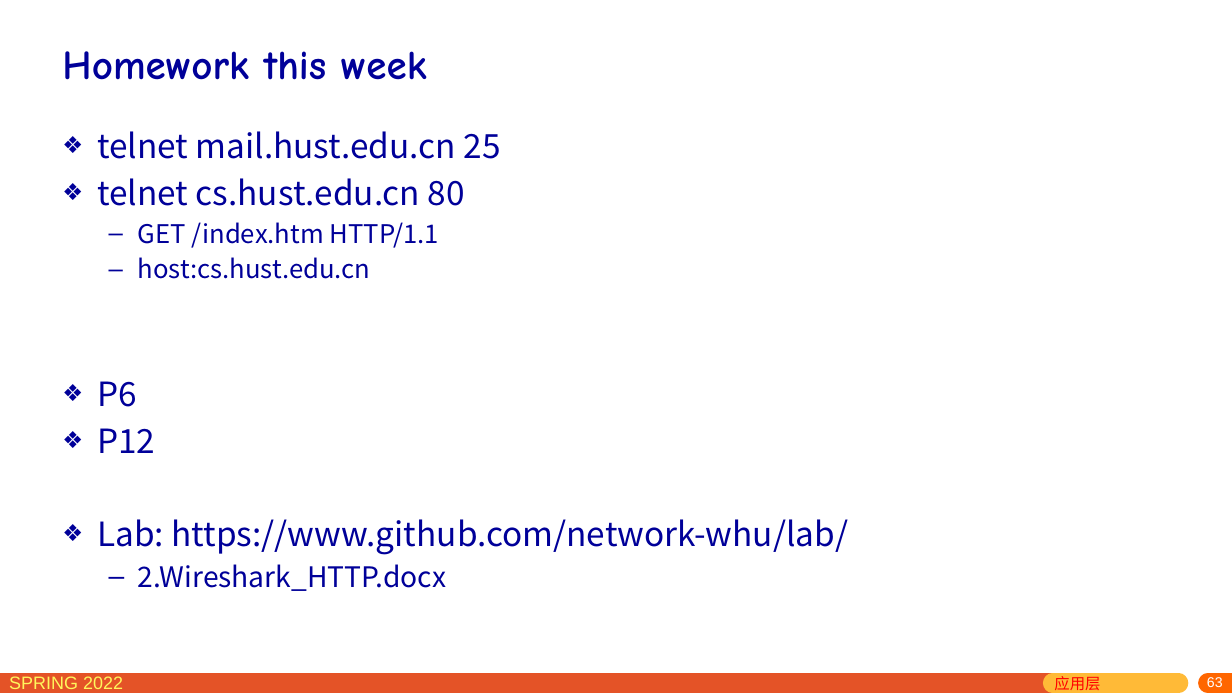
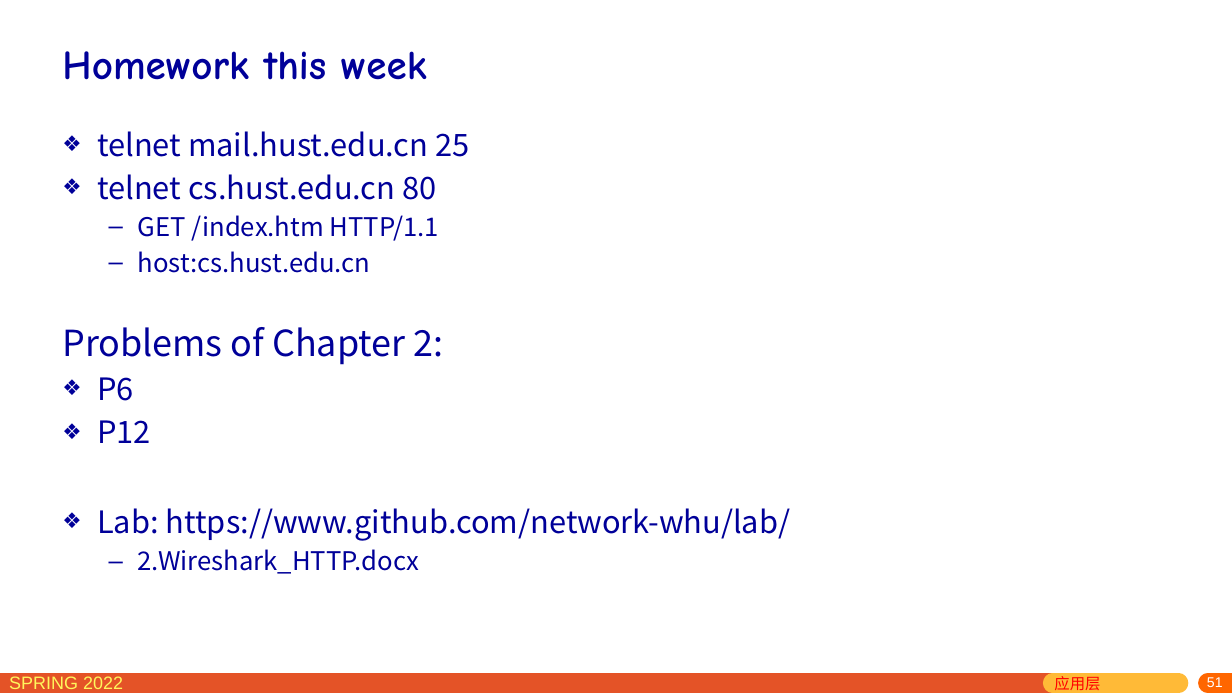
Before and after one commit to network-whu/slides, a slide deck: slide 51 of pptx/chapter2.pptx (slide 63 before the commit). Drawn at 1232x693 pixels with LibreOffice and Linux fonts; fonts in the diff are those of the drawing. Boxes give left, top, right and bottom in pixels: in the first picture for what was removed or moved away, otherwise in the second. Text is boxed around its words. In the diff, an @@ line names an element or a change of style, - is before the commit and + after.

Commit message:
week 4

```diff
--- a/pptx/chapter2.pptx
+++ b/pptx/chapter2.pptx
@@ text at (97,131,791,574): size 26 to 24 pt in "telnet mail.hust.edu.cn 25", "telnet cs.hust.edu.cn 80", "P6", "P12" and 1 more places; size 22 to 20 pt in "2.Wireshark_HTTP.docx" @@
@@ text at (62,327,444,365): paragraph added @@
+Problems of Chapter 2:
@@ page number at (1207,677,1223,687): text changed @@
-63
+51
```
Also in this commit, not shown: 61 other slides changed, 1 slide added, 1 other file.
